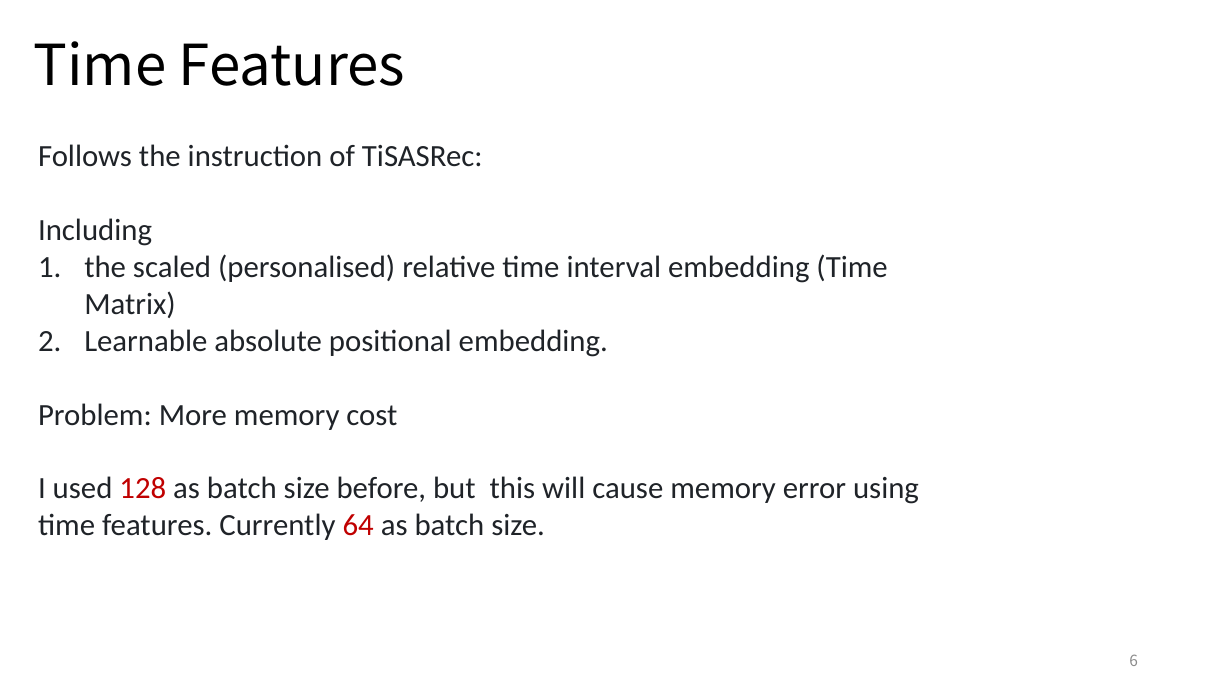
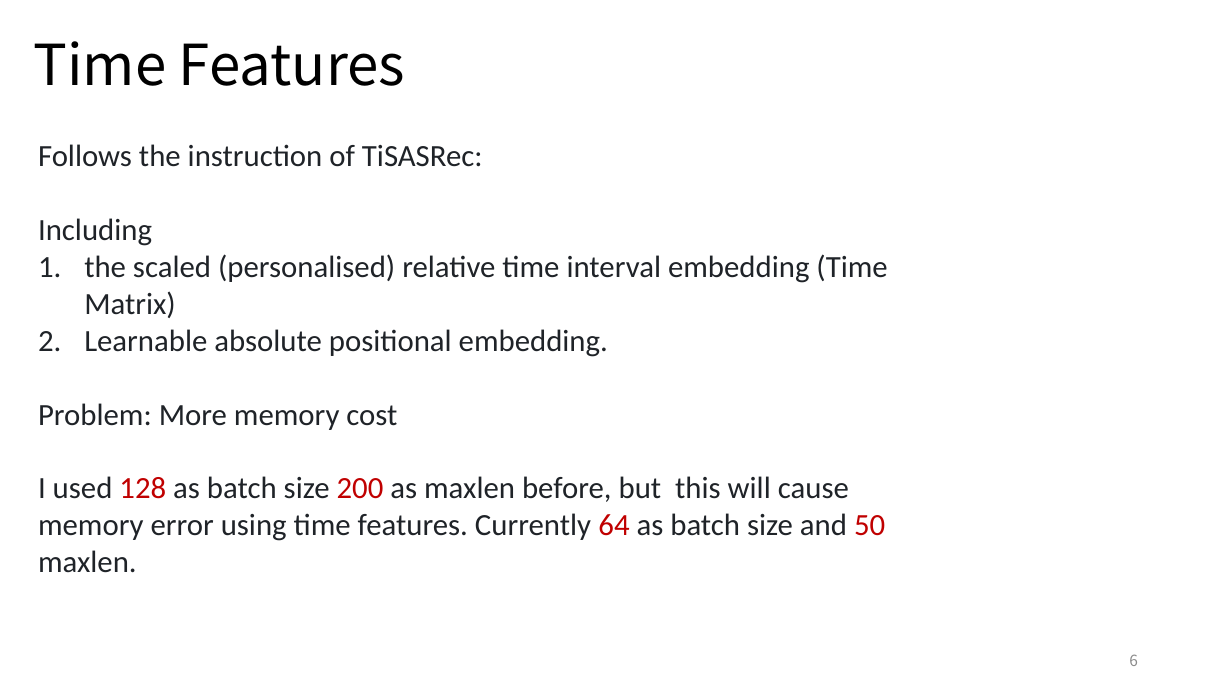
Before and after one commit to YunlongLin0125/Recommender-System, a slide deck: slide 6 of week6/Dissertation_6.pptx. Drawn at 1232x693 pixels with LibreOffice and Linux fonts; fonts in the diff are those of the drawing. Boxes give left, top, right and bottom in pixels: in the first picture for what was removed or moved away, otherwise in the second. Text is boxed around its words. In the diff, an @@ line names an element or a change of style, - is before the commit and + after.

Commit message:
tisasrec incorparate time features

```diff
--- a/week6/Dissertation_6.pptx
+++ b/week6/Dissertation_6.pptx
@@ text at (38, 476, 885, 573): text changed @@
-I used 128 as batch size before, but this will cause memory error using time features. Currently 64 as batch size.
+I used 128 as batch size 200 as maxlen before, but this will cause memory error using time features. Currently 64 as batch size and 50 maxlen.
```
Also in this commit, not shown: 3 other slides changed, 7 other files.
